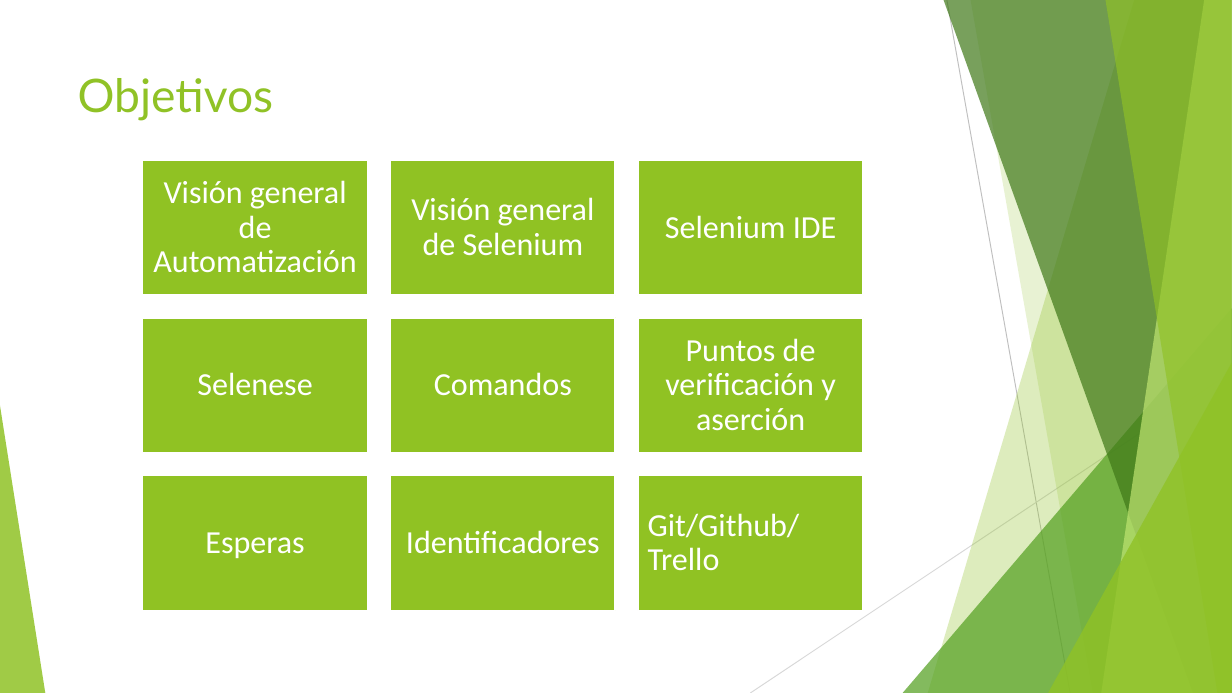
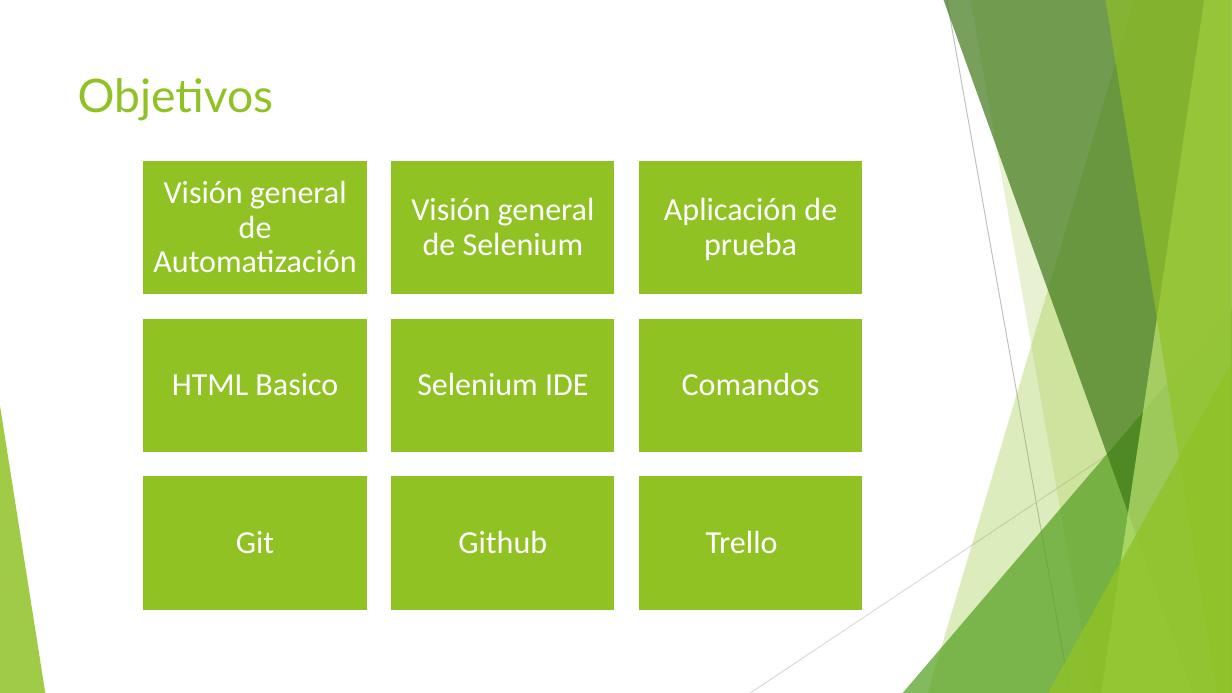
Before and after one commit to jomarnavarro/intro_automation, a slide deck: slide 2 of presentaciones/Selenium, session 1.pptx. Drawn at 1232x693 pixels with LibreOffice and Linux fonts; fonts in the diff are those of the drawing. Boxes give left, top, right and bottom in pixels: in the first picture for what was removed or moved away, otherwise in the second. Text is boxed around its words. In the diff, an @@ line names an element or a change of style, - is before the commit and + after.

```diff
--- a/presentaciones/Selenium, session 1.pptx
+++ b/presentaciones/Selenium, session 1.pptx
@@ text at box(664, 197, 837, 260): text changed @@
-Selenium IDE
+Aplicación de prueba
@@ text at box(172, 373, 338, 396): text changed @@
-Selenese
+HTML Basico
@@ text at box(417, 372, 588, 396): text changed @@
-Comandos
+Selenium IDE
@@ text at box(682, 372, 820, 396): text changed @@
-Puntos de verificación y aserción
+Comandos
@@ text at box(236, 531, 274, 554): text changed @@
-Esperas
+Git
@@ text at box(458, 530, 547, 554): text changed @@
-Identificadores
+Github
@@ text at box(706, 530, 778, 554): text changed @@
-Git/Github/Trello
+Trello
```
Also in this commit, not shown: 7 other slides changed, 3 slides added, 2 slides removed.
